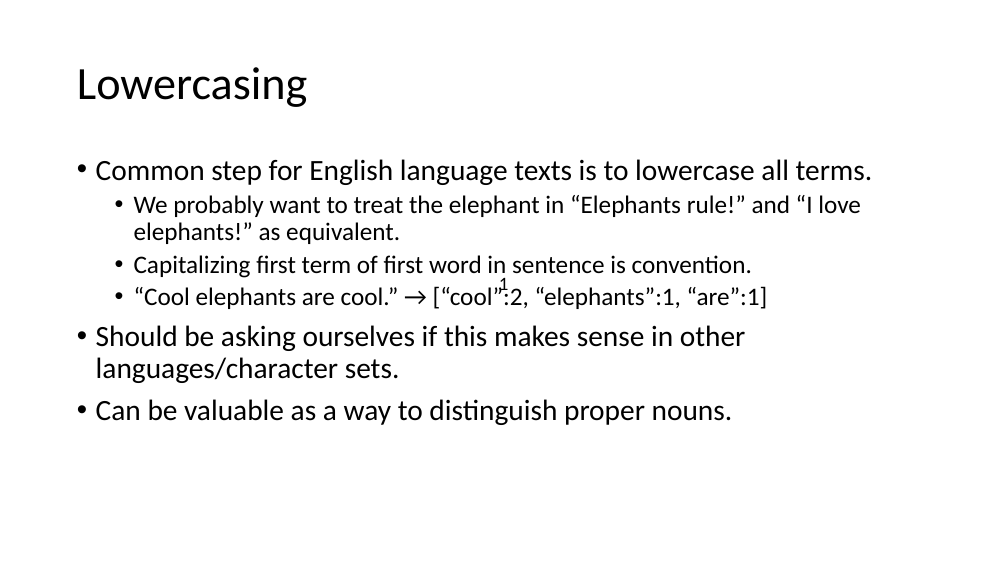
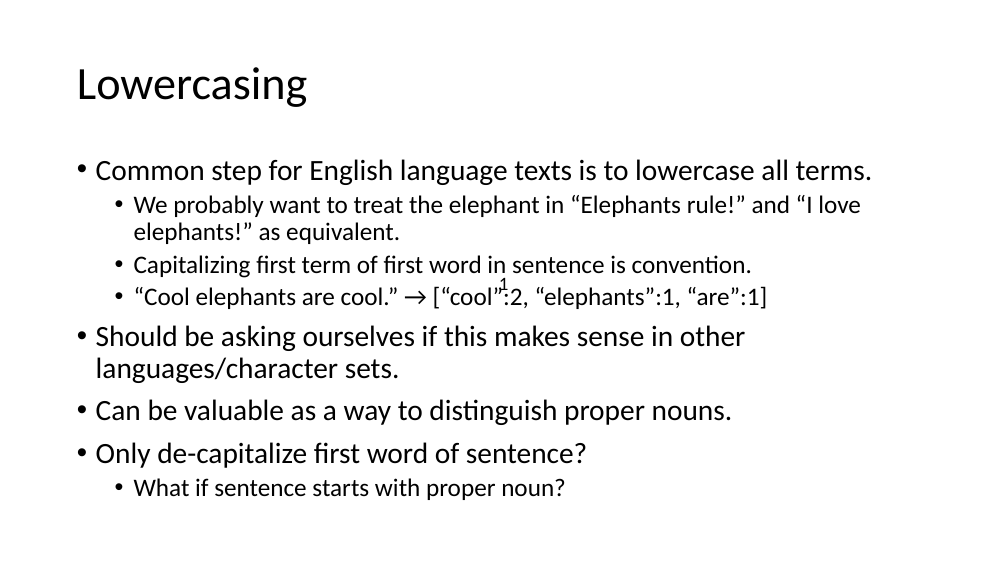
Before and after one commit to matthewjdenny/PPOL_628_Text_As_Data, a slide deck: slide 7 of Lectures/Class_3.pptx. Drawn at 1008x567 pixels with LibreOffice and Linux fonts; fonts in the diff are those of the drawing. Boxes give left, top, right and bottom in pixels: in the first picture for what was removed or moved away, otherwise in the second. Text is boxed around its words. In the diff, an @@ line names an element or a change of style, - is before the commit and + after.

```diff
--- a/Lectures/Class_3.pptx
+++ b/Lectures/Class_3.pptx
@@ text at (x1=96, y1=442, x2=587, y2=500): paragraphs added @@
+• Only de-capitalize first word of sentence?
+  • What if sentence starts with proper noun?
```
Also in this commit, not shown: 4 other slides changed, 1 slide added, 1 other file.
